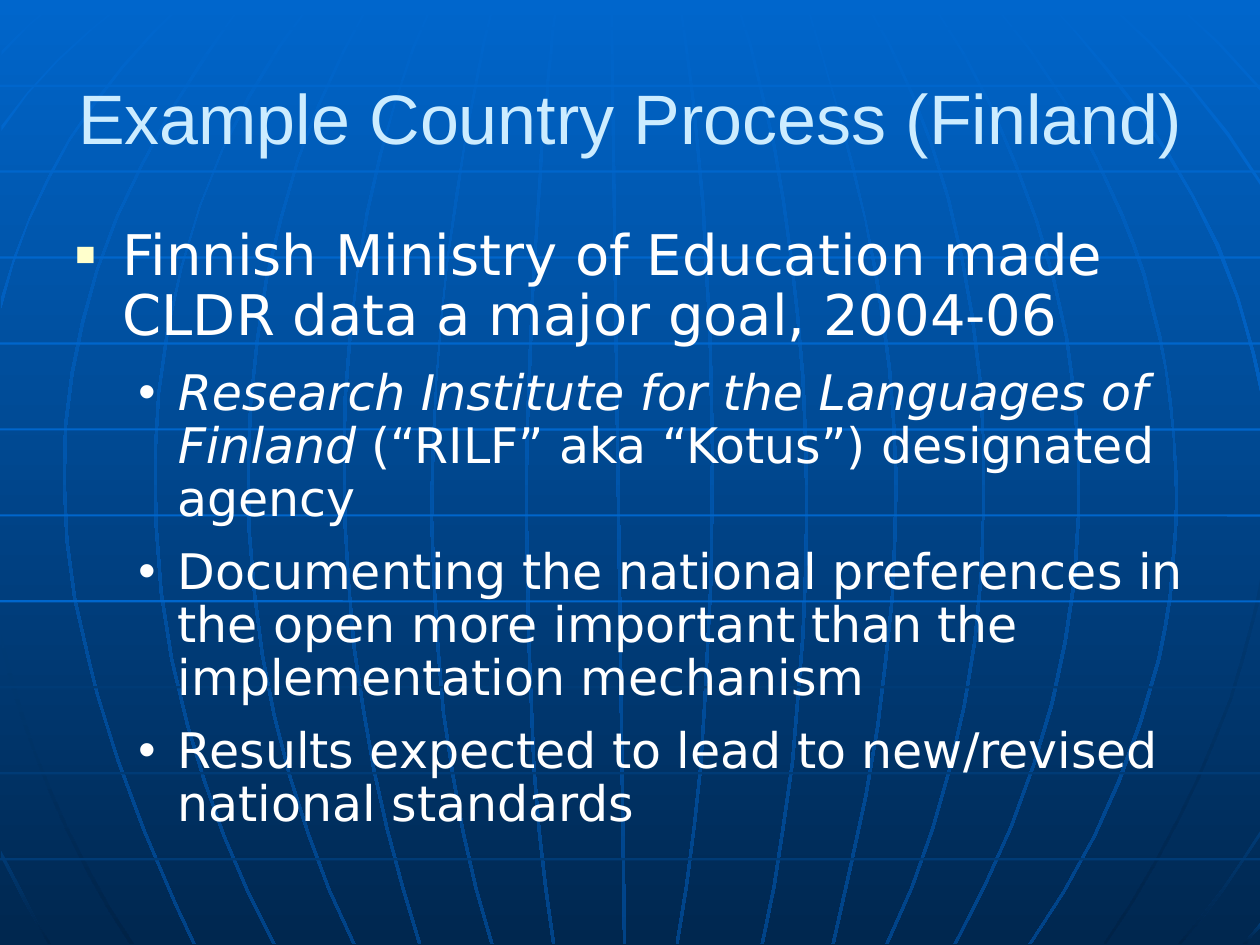
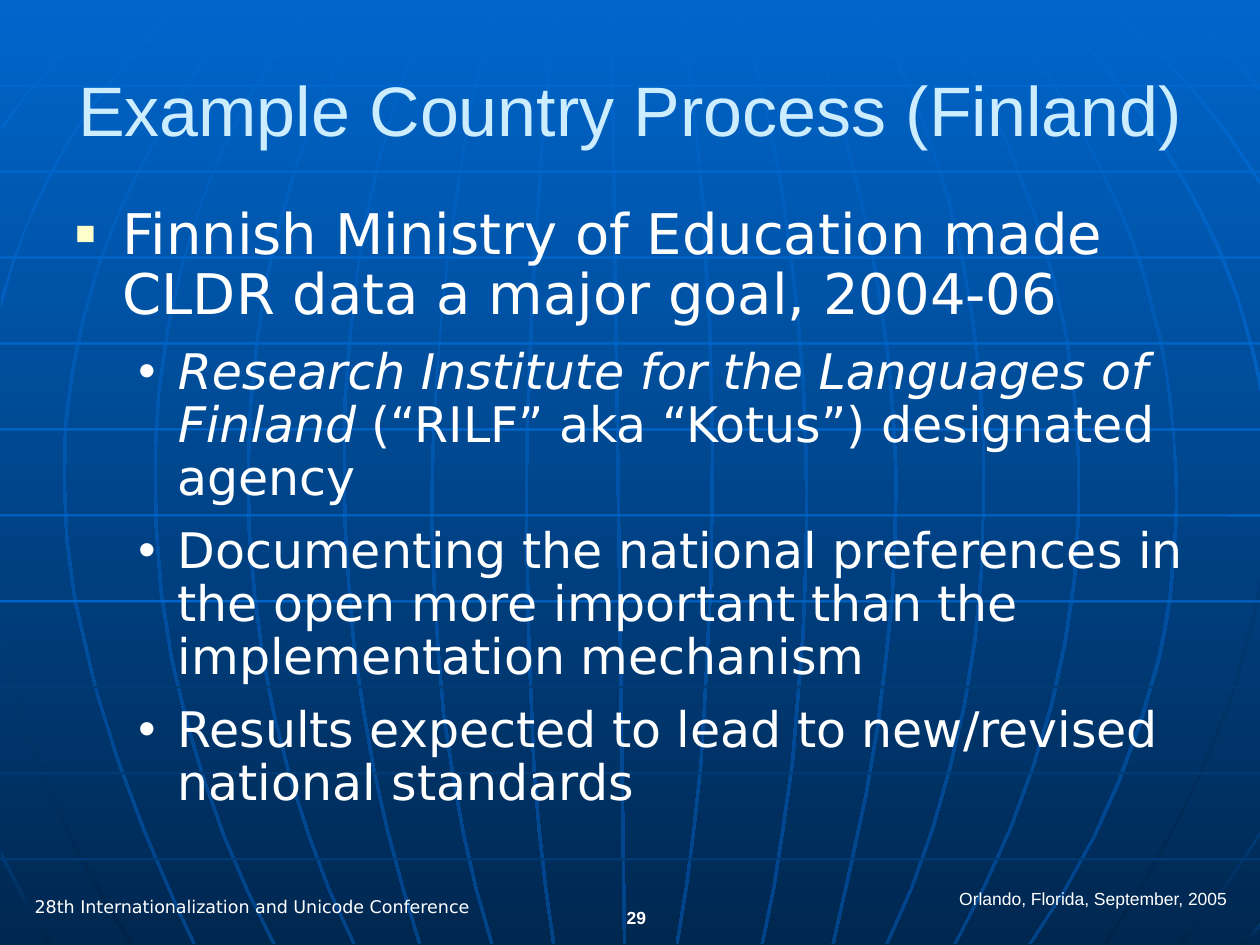
Before and after one commit to hanikesn/cldr, a slide deck: slide 29 of docs/presentations/cldr_overview.ppt (slide 18 before the commit). Drawn at 1260x945 pixels with LibreOffice and Linux fonts; fonts in the diff are those of the drawing. Boxes give left, top, right and bottom in pixels: in the first picture for what was removed or moved away, otherwise in the second. Text is boxed around its words. In the diff, an @@ line names an element or a change of style, - is before the commit and + after.

```diff
--- a/docs/presentations/cldr_overview.ppt
+++ b/docs/presentations/cldr_overview.ppt
@@ title "Example Country Process (Finland)": place and size @@
-title "Example Country Process (Finland)" at <box>78,93,1182,157</box>
+title "Example Country Process (Finland)" at <box>78,85,1182,149</box>
@@ text "Finnish Ministry of Education made ...": place and size @@
-text "Finnish Ministry of Education made ..." at <box>123,232,1183,832</box>
+text "Finnish Ministry of Education made ..." at <box>123,211,1183,811</box>
@@ text added at <box>959,892,1227,910</box>, 10 pt, text #FFFFFF @@
+Orlando, Florida, September, 2005
@@ text added at <box>35,900,470,918</box>, 10 pt, text #FFFFFF @@
+28th Internationalization and Unicode Conference
@@ page number added at <box>627,911,646,924</box>, 10 pt, text #FFFFFF, bold @@
+29
```
Also in this commit, not shown: 14 other slides changed, 16 slides added, 5 slides removed.
